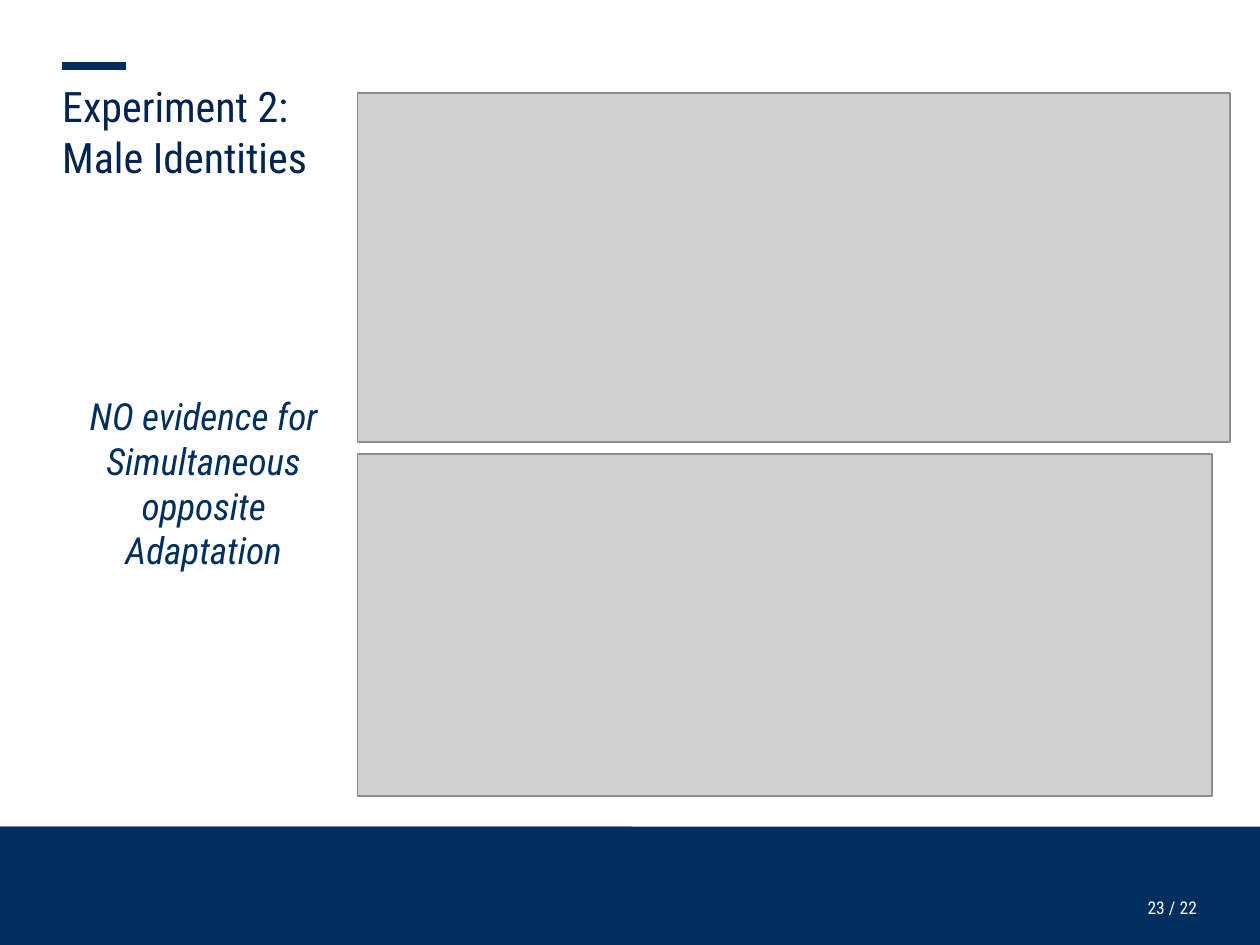
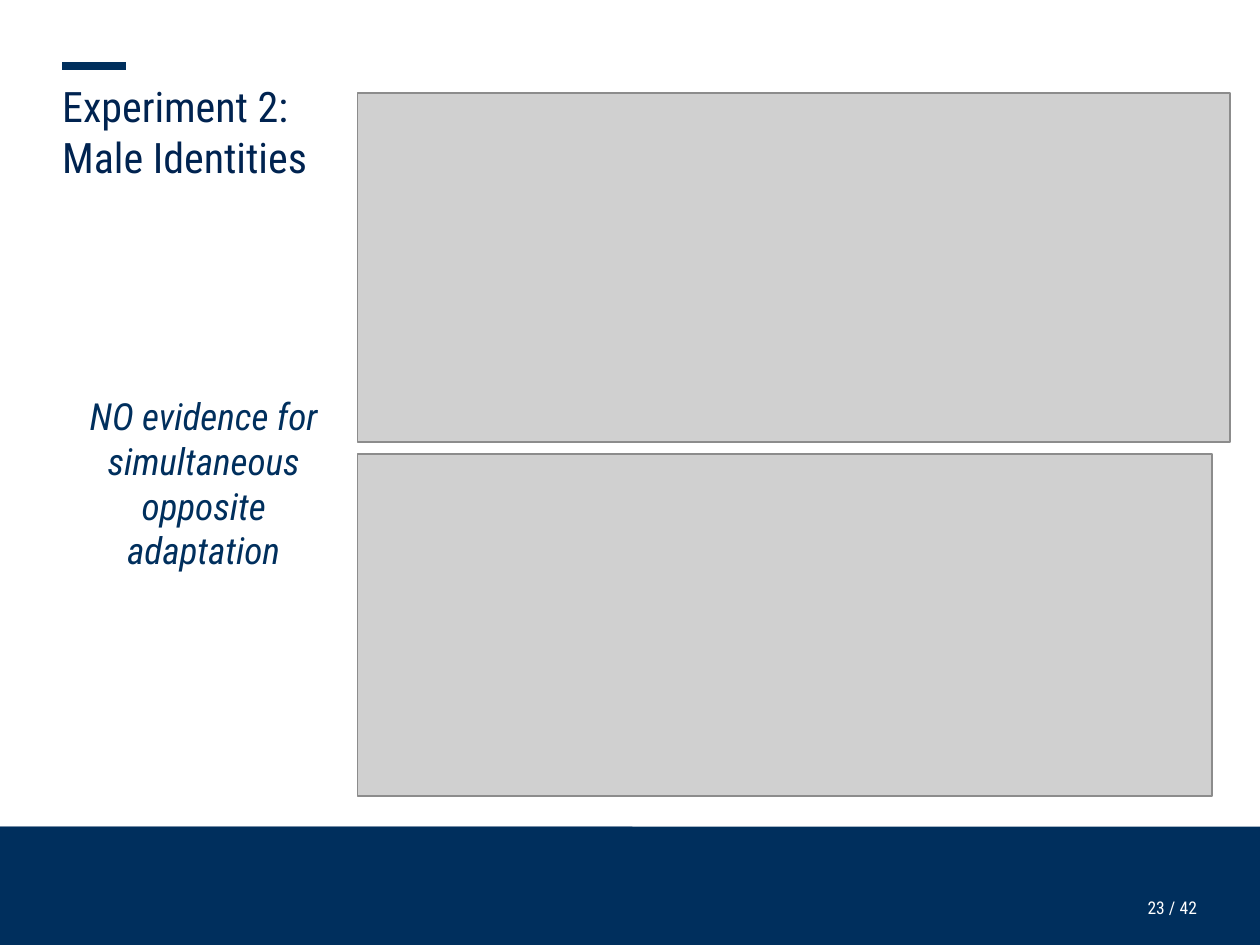
Before and after one commit to ChristineNussbaum/2025_Simultaneous_Adaptation, a slide deck: slide 23 of talks/Kolloq_Simulatenous_opposite_adaptation.pptx. Drawn at 1260x945 pixels with LibreOffice and Linux fonts; fonts in the diff are those of the drawing; grey boxes stand for pictures; background and template pictures are left out. Boxes give left, top, right and bottom in pixels: in the first picture for what was removed or moved away, otherwise in the second. Text is boxed around its words. In the diff, an @@ line names an element or a change of style, - is before the commit and + after.

```diff
--- a/talks/Kolloq_Simulatenous_opposite_adaptation.pptx
+++ b/talks/Kolloq_Simulatenous_opposite_adaptation.pptx
@@ text at bbox=[108, 447, 300, 476]: text changed @@
-Simultaneous
+simultaneous
@@ text at bbox=[127, 536, 280, 572]: text changed @@
-Adaptation
+adaptation
@@ page number at bbox=[1148, 901, 1197, 914]: text changed @@
-23 / 22
+23 / 42
```
Also in this commit, not shown: 21 other slides changed, 1 slide added, 5 other files.
